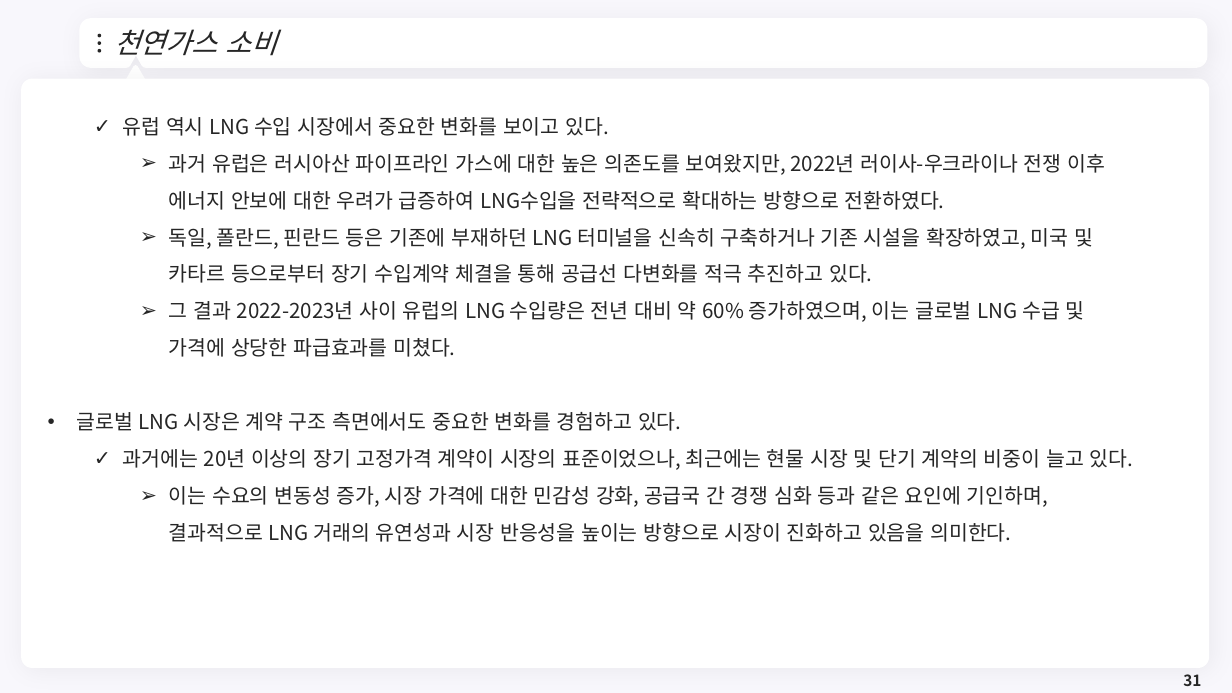
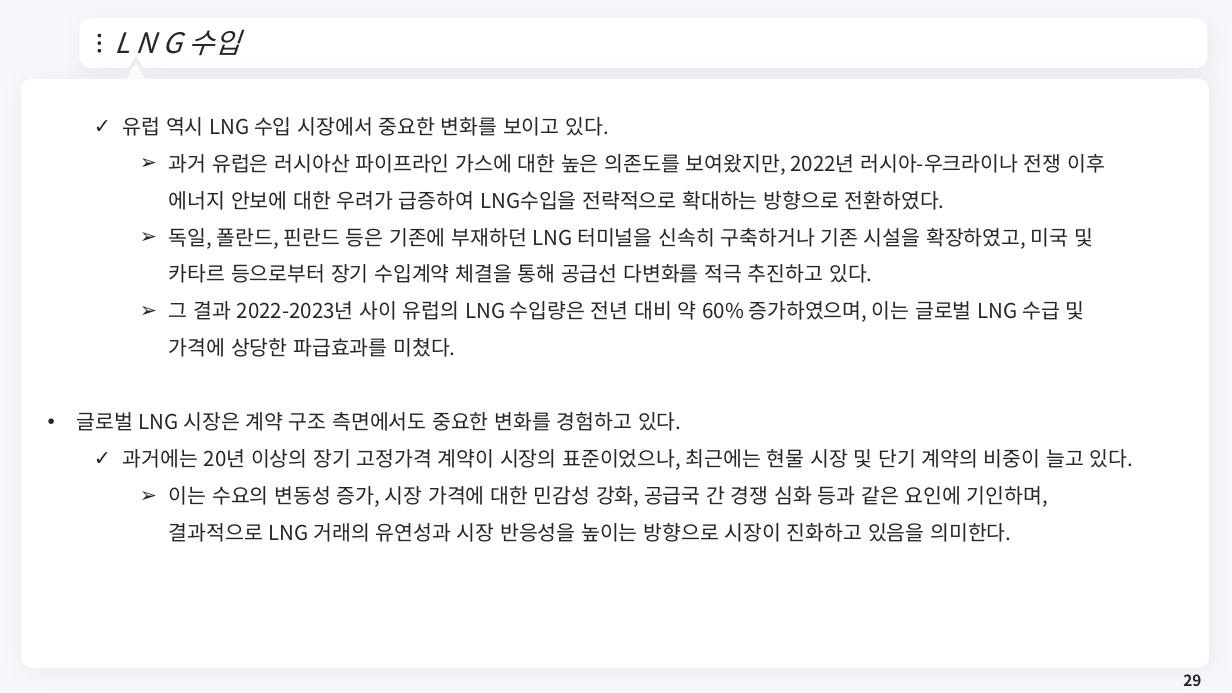
Before and after one commit to meandthey/Teaching, a slide deck: slide 29 of 에너지경제학/자원에너지경제학_Chapter_4 (가스).pptx (slide 31 before the commit). Drawn at 1232x693 pixels with LibreOffice and Linux fonts; fonts in the diff are those of the drawing; background and template pictures are left out. Boxes give left, top, right and bottom in pixels: in the first picture for what was removed or moved away, otherwise in the second. Text is boxed around its words. In the diff, an @@ line names an element or a change of style, - is before the commit and + after.

```diff
--- a/에너지경제학/자원에너지경제학_Chapter_4 (가스).pptx
+++ b/에너지경제학/자원에너지경제학_Chapter_4 (가스).pptx
@@ title at box(114, 30, 240, 56): text changed @@
-천연가스 소비
+L N G 수입
@@ text at box(169, 154, 1105, 210): text changed @@
-    ➢ 과거 유럽은 러시아산 파이프라인 가스에 대한 높은 의존도를 보여왔지만, 2022년 러이사-우크라이나 전쟁 이후 에너지 안보에 대한 우려가 급증하여 LNG수입을 전략적으로 확대하는 방향으로 전환하였다.
+    ➢ 과거 유럽은 러시아산 파이프라인 가스에 대한 높은 의존도를 보여왔지만, 2022년 러시아-우크라이나 전쟁 이후 에너지 안보에 대한 우려가 급증하여 LNG수입을 전략적으로 확대하는 방향으로 전환하였다.
@@ page number at box(1183, 674, 1201, 686): text changed @@
-31
+29
```
Also in this commit, not shown: 19 other slides changed, 2 slides removed, 1 other file.
